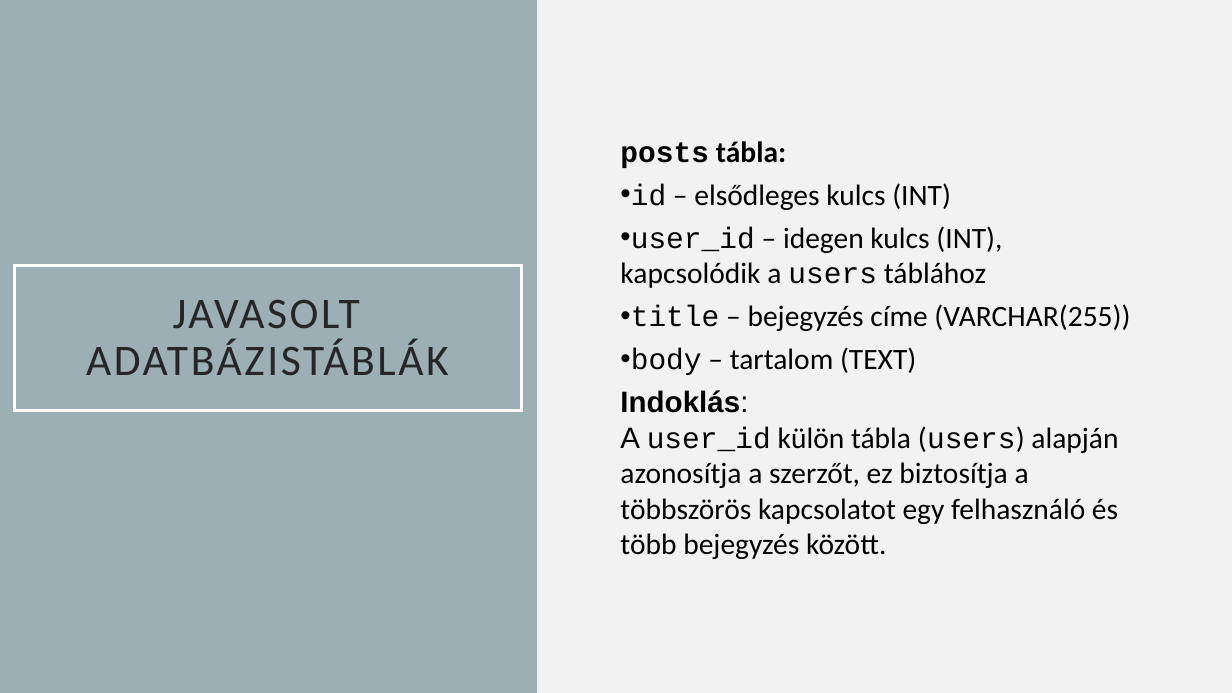
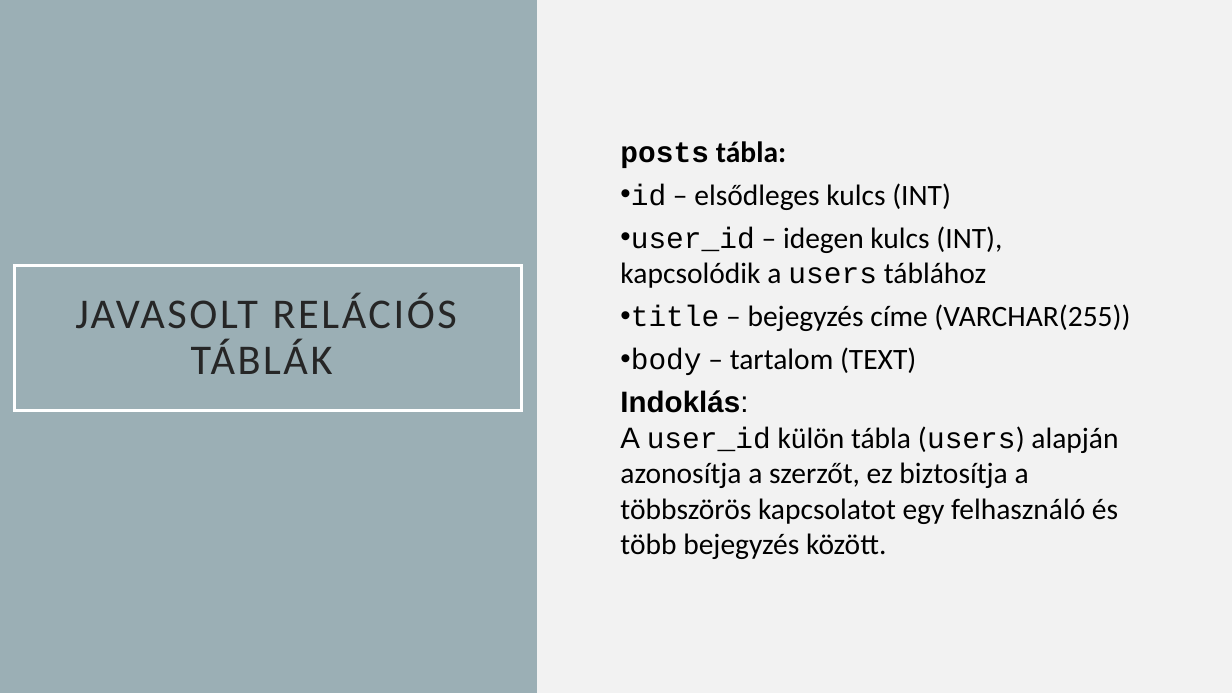
Before and after one commit to Robinhood0123/TothRobert-05-16, a slide deck: slide 4 of .PPT/REST API.pptx. Drawn at 1232x693 pixels with LibreOffice and Linux fonts; fonts in the diff are those of the drawing. Boxes give left, top, right and bottom in pixels: in the first picture for what was removed or moved away, otherwise in the second. Text is boxed around its words. In the diff, an @@ line names an element or a change of style, - is before the commit and + after.

Commit message:
00

```diff
--- a/.PPT/REST API.pptx
+++ b/.PPT/REST API.pptx
@@ title at (75,294,457,374): text changed; size 34 to 33 pt @@
-JAVASOLT ADATBÁZISTÁBLÁK
+JAVASOLT RELÁCIÓS TÁBLÁK
```
